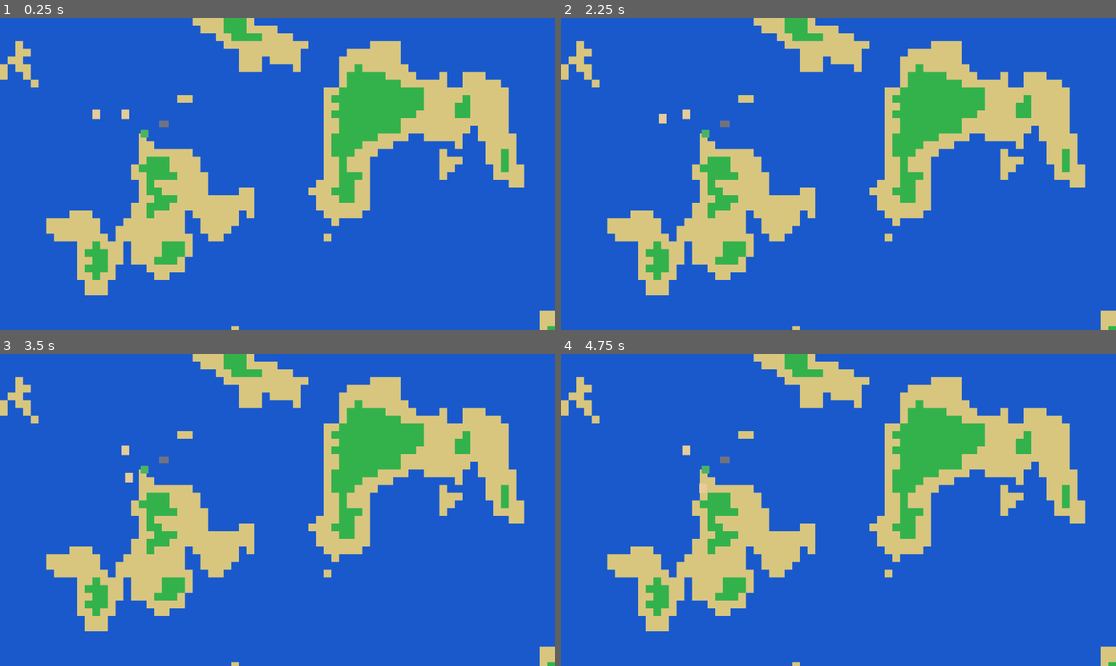
Above: before the commit, frames 1-4 (two rows, left to right).
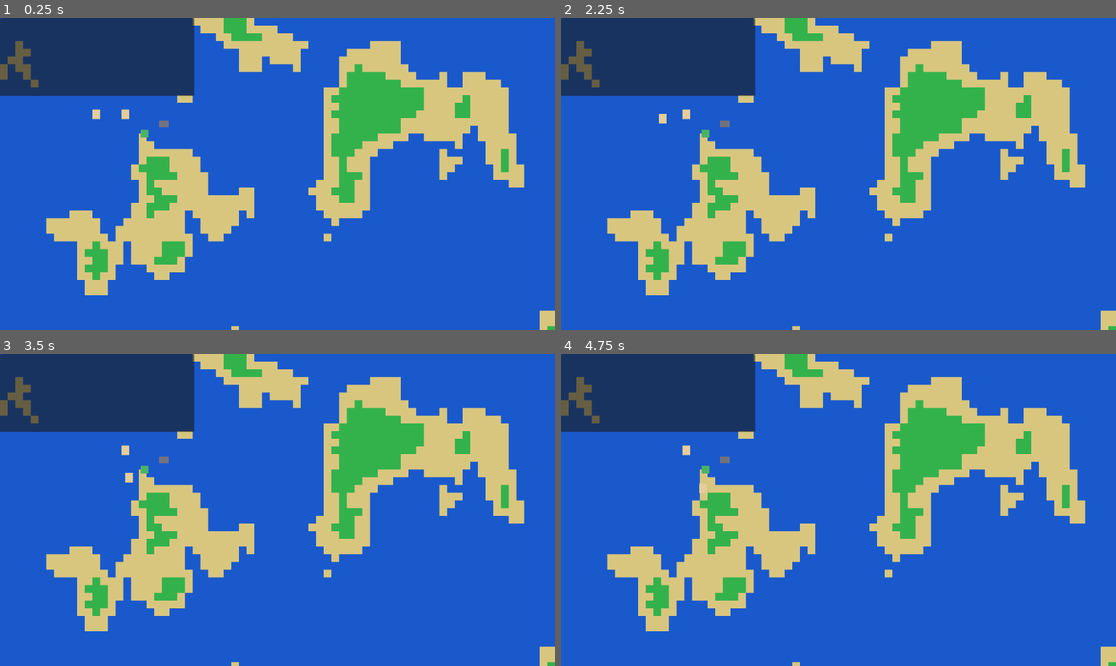
Above: after the commit, the same moments.

Repository: owntheclimb/Gdmodegame
Game: Godot game, scene res://scenes/Game.tscn
Two runs of this game, one before a commit and one after it. Both use one fixed random seed, a clock stepped at 60 frames per second and the inputs below.
Inputs (mouse positions are in pixels of both pictures, inside the frame that each line leads up to):
- Up to frame 1 (0.25 s): no input
- Up to frame 2 (2.25 s): tap Enter at 0.5, 2 s; drag from (655, 114) to (894, 105) at 0.52 s; tap Space at 1.25 s; drag from (688, 114) to (810, 236) at 1.27 s; move the mouse to (894, 105) at 2.02 s; click (894, 105) at 2.17 s
- Up to frame 3 (3.5 s): tap Space at 2.75 s; drag from (249, 572) to (127, 450) at 2.77 s
- Up to frame 4 (4.75 s): move the mouse to (1005, 556) at 3.52 s; click (1005, 556) at 3.67 s; tap Enter at 4.25 s; drag from (672, 463) to (755, 432) at 4.27 s

The runs differ from the first frame. In frame 1, 8.7% of the frame differs, in the area x 0-36%, y 0-25%; in frame 2, 8.7%; in frame 3, 8.7%; in frame 4, 8.7%.
Error after the commit: Parse Error: Cannot infer the type of "task" variable because the value doesn't have a set type. (res://scripts/task_board.gd:27)

Commit message:
Add biome-driven events and notifications

Diff:
--- /dev/null
+++ b/scenes/EventLocation.tscn
@@ -0,0 +1,8 @@
+[gd_scene load_steps=2 format=3]
+
+[ext_resource type="Script" path="res://scripts/event_location.gd" id="1_0q0mi"]
+
+[node name="EventLocation" type="Node2D"]
+script = ExtResource("1_0q0mi")
+
+[node name="Sprite" type="Sprite2D" parent="."]
--- a/scenes/Game.tscn
+++ b/scenes/Game.tscn
@@ -1,11 +1,19 @@
-[gd_scene load_steps=5 format=3]
+[gd_scene load_steps=9 format=3]
 
 [ext_resource type="PackedScene" path="res://scenes/World.tscn" id="1_xv4j4"]
 [ext_resource type="PackedScene" path="res://scenes/Villager.tscn" id="2_1hh3x"]
 [ext_resource type="PackedScene" path="res://scenes/BerryBush.tscn" id="3_6d4l6"]
 [ext_resource type="PackedScene" path="res://scenes/Rock.tscn" id="4_3k2n2"]
+[ext_resource type="PackedScene" path="res://scenes/TaskBoard.tscn" id="5_1hvwf"]
+[ext_resource type="PackedScene" path="res://scenes/EventLocation.tscn" id="6_eh1t0"]
+[ext_resource type="Script" path="res://scripts/event_manager.gd" id="7_31p6n"]
+[ext_resource type="Script" path="res://scripts/game_state.gd" id="8_3dr42"]
+[ext_resource type="Script" path="res://scripts/event_notifications.gd" id="9_bkpux"]
 
 [node name="Game" type="Node2D"]
+
+[node name="GameState" type="Node" parent="."]
+script = ExtResource("8_3dr42")
 
 [node name="World" parent="." instance=ExtResource("1_xv4j4")]
 
@@ -21,3 +29,30 @@
 
 [node name="Rock" parent="." instance=ExtResource("4_3k2n2")]
 position = Vector2(340, 220)
+
+[node name="TaskBoard" parent="." instance=ExtResource("5_1hvwf")]
+
+[node name="EventManager" type="Node" parent="."]
+script = ExtResource("7_31p6n")
+event_location_scene = ExtResource("6_eh1t0")
+
+[node name="EventNotifications" type="CanvasLayer" parent="."]
+script = ExtResource("9_bkpux")
+
+[node name="Panel" type="Panel" parent="EventNotifications"]
+anchors_preset = 0
+anchor_right = 0.35
+anchor_bottom = 0.25
+offset_right = 0.0
+offset_bottom = 0.0
+
+[node name="MarginContainer" type="MarginContainer" parent="EventNotifications/Panel"]
+anchors_preset = 15
+anchor_right = 1.0
+anchor_bottom = 1.0
+offset_left = 6.0
+offset_top = 6.0
+offset_right = -6.0
+offset_bottom = -6.0
+
+[node name="MessageList" type="VBoxContainer" parent="EventNotifications/Panel/MarginContainer"]
--- /dev/null
+++ b/scripts/event_location.gd
@@ -0,0 +1,31 @@
+extends Node2D
+class_name EventLocation
+
+@export var location_type := ""
+@export var title := ""
+@export var description := ""
+
+@onready var sprite: Sprite2D = $Sprite
+
+func _ready() -> void:
+	add_to_group("event_location")
+	_setup_sprite()
+
+func _setup_sprite() -> void:
+	if sprite.texture:
+		return
+	var image := Image.create(18, 18, false, Image.FORMAT_RGBA8)
+	image.fill(_color_for_type())
+	var texture := ImageTexture.create_from_image(image)
+	sprite.texture = texture
+
+func _color_for_type() -> Color:
+	match location_type:
+		"ruins":
+			return Color(0.5, 0.45, 0.4)
+		"debris":
+			return Color(0.4, 0.4, 0.45)
+		"artifact":
+			return Color(0.6, 0.2, 0.7)
+		_:
+			return Color(0.7, 0.7, 0.7)
--- /dev/null
+++ b/scripts/event_manager.gd
@@ -0,0 +1,127 @@
+extends Node
+class_name EventManager
+
+signal event_created(event_info: Dictionary)
+
+@export var spawn_interval := 12.0
+@export var max_active_events := 3
+@export var event_location_scene: PackedScene
+
+var _templates: Array[EventTemplate] = []
+var _active_events: Array[Dictionary] = []
+
+@onready var _timer := Timer.new()
+
+func _ready() -> void:
+	add_to_group("event_manager")
+	randomize()
+	_templates = EventTemplate.default_templates()
+	_timer.wait_time = spawn_interval
+	_timer.autostart = true
+	_timer.one_shot = false
+	_timer.timeout.connect(_on_spawn_timer)
+	add_child(_timer)
+
+	var task_board := _get_task_board()
+	if task_board:
+		task_board.task_completed.connect(_on_task_completed)
+
+	var game_state := _get_game_state()
+	if game_state:
+		game_state.action_recorded.connect(_on_action_recorded)
+
+func _on_spawn_timer() -> void:
+	_generate_event()
+
+func _on_task_completed(_task: Task) -> void:
+	var game_state := _get_game_state()
+	if game_state:
+		game_state.record_action("completed_task")
+
+func _on_action_recorded(_action: String) -> void:
+	if _active_events.size() < max_active_events and randf() < 0.3:
+		_generate_event()
+
+func _generate_event() -> void:
+	if _active_events.size() >= max_active_events:
+		return
+	var template := _choose_template()
+	if not template:
+		return
+
+	var world := _get_world()
+	if not world:
+		return
+
+	var location := _spawn_location(template, world)
+	if not location:
+		return
+
+	var task_board := _get_task_board()
+	if not task_board:
+		return
+
+	var task := Task.new()
+	task.task_id = "%s_%s" % [template.template_id, str(Time.get_ticks_msec())]
+	task.task_type = template.task_type
+	task.priority = template.priority
+	task.target_node_path = location.get_path()
+	task_board.add_task(task)
+
+	var event_info := {
+		"template": template,
+		"location": location,
+		"task": task,
+	}
+	_active_events.append(event_info)
+	event_created.emit(event_info)
+
+func _choose_template() -> EventTemplate:
+	if _templates.is_empty():
+		return null
+
+	var game_state := _get_game_state()
+	var biome := "grassland"
+	if game_state:
+		biome = game_state.current_biome
+
+	var biome_templates := _templates.filter(func(t: EventTemplate) -> bool:
+		return t.biome == biome
+	)
+	if biome_templates.is_empty():
+		biome_templates = _templates.duplicate()
+
+	var action_templates := biome_templates.filter(func(t: EventTemplate) -> bool:
+		if t.related_action.is_empty():
+			return true
+		if game_state:
+			return game_state.has_recent_action(t.related_action)
+		return false
+	)
+	if not action_templates.is_empty():
+		return action_templates[randi() % action_templates.size()]
+	return biome_templates[randi() % biome_templates.size()]
+
+func _spawn_location(template: EventTemplate, world: Node) -> Node2D:
+	if not event_location_scene:
+		return null
+	var location := event_location_scene.instantiate()
+	if not (location is Node2D):
+		location.queue_free()
+		return null
+	location.location_type = template.location_type
+	location.title = template.title
+	location.description = template.description
+	var position := world.get_random_walkable_position()
+	location.global_position = position
+	get_tree().current_scene.add_child(location)
+	return location
+
+func _get_game_state() -> GameState:
+	return get_tree().get_first_node_in_group("game_state")
+
+func _get_task_board() -> TaskBoard:
+	return get_tree().get_first_node_in_group("task_board")
+
+func _get_world() -> Node:
+	return get_tree().get_first_node_in_group("world")
--- /dev/null
+++ b/scripts/event_notifications.gd
@@ -0,0 +1,35 @@
+extends CanvasLayer
+class_name EventNotifications
+
+@export var max_messages := 4
+
+@onready var list_container: VBoxContainer = $Panel/MarginContainer/MessageList
+
+var _messages: Array[String] = []
+
+func _ready() -> void:
+	var event_manager := _get_event_manager()
+	if event_manager:
+		event_manager.event_created.connect(_on_event_created)
+
+func _on_event_created(event_info: Dictionary) -> void:
+	if not event_info.has("template"):
+		return
+	var template: EventTemplate = event_info["template"]
+	var message := "%s - %s" % [template.title, template.description]
+	_messages.append(message)
+	if _messages.size() > max_messages:
+		_messages.remove_at(0)
+	_refresh_messages()
+
+func _refresh_messages() -> void:
+	for child in list_container.get_children():
+		child.queue_free()
+	for message in _messages:
+		var label := Label.new()
+		label.text = message
+		label.autowrap_mode = TextServer.AUTOWRAP_WORD_SMART
+		list_container.add_child(label)
+
+func _get_event_manager() -> EventManager:
+	return get_tree().get_first_node_in_group("event_manager")
--- /dev/null
+++ b/scripts/event_template.gd
@@ -0,0 +1,86 @@
+extends Resource
+class_name EventTemplate
+
+@export var template_id := ""
+@export var biome := ""
+@export var title := ""
+@export var description := ""
+@export var location_type := ""
+@export var task_type := ""
+@export var priority := 0
+@export var related_action := ""
+
+static func default_templates() -> Array[EventTemplate]:
+	var templates: Array[EventTemplate] = []
+	templates.append(_make_template(
+		"ruins_overgrown",
+		"grassland",
+		"Overgrown Ruins",
+		"Vines cover a collapsed stone hall.",
+		"ruins",
+		"Investigate Ruins",
+		2,
+		"scouted_area"
+	))
+	templates.append(_make_template(
+		"shattered_debris",
+		"grassland",
+		"Shattered Debris",
+		"Fresh debris hints at a recent crash.",
+		"debris",
+		"Salvage Debris",
+		1,
+		"cleared_rubble"
+	))
+	templates.append(_make_template(
+		"odd_artifact",
+		"grassland",
+		"Odd Artifact",
+		"A humming shard glows faintly in the soil.",
+		"artifact",
+		"Secure Artifact",
+		3,
+		"completed_task"
+	))
+	templates.append(_make_template(
+		"sea_ruins",
+		"coastal",
+		"Sea-Bleached Ruins",
+		"Salt-worn ruins jut from the sand.",
+		"ruins",
+		"Survey Ruins",
+		2,
+		"scouted_area"
+	))
+	templates.append(_make_template(
+		"drifted_artifact",
+		"coastal",
+		"Drifted Artifact",
+		"A tide-polished relic rests among shells.",
+		"artifact",
+		"Recover Relic",
+		3,
+		"completed_task"
+	))
+	return templates
+
+static func _make_template(
+		template_id: String,
+		biome: String,
+		title: String,
+		description: String,
+		location_type: String,
+		task_type: String,
+		priority: int,
+		related_action: String
+	) -> EventTemplate:
+	var template := EventTemplate.new()
+	template.template_id = template_id
+	template.biome = biome
+	template.title = title
+	template.description = description
+	template.location_type = location_type
+	template.task_type = task_type
+	template.priority = priority
+	template.related_action = related_action
+	return template
--- /dev/null
+++ b/scripts/game_state.gd
@@ -0,0 +1,32 @@
+extends Node
+class_name GameState
+
+signal action_recorded(action: String)
+
+@export var current_biome := "grassland"
+
+const MAX_RECENT_ACTIONS := 6
+
+var _action_counts: Dictionary = {}
+var _recent_actions: Array[String] = []
+
+func _ready() -> void:
+	add_to_group("game_state")
+
+func record_action(action: String) -> void:
+	if action.is_empty():
+		return
+	_action_counts[action] = get_action_count(action) + 1
+	_recent_actions.append(action)
+	if _recent_actions.size() > MAX_RECENT_ACTIONS:
+		_recent_actions.remove_at(0)
+	action_recorded.emit(action)
+
+func get_action_count(action: String) -> int:
+	return int(_action_counts.get(action, 0))
+
+func has_recent_action(action: String) -> bool:
+	return _recent_actions.has(action)
+
+func get_recent_actions() -> Array[String]:
+	return _recent_actions.duplicate()
--- a/scripts/task_board.gd
+++ b/scripts/task_board.gd
@@ -5,6 +5,9 @@
 signal task_completed(task: Task)
 
 var _tasks: Array[Task] = []
+
+func _ready() -> void:
+	add_to_group("task_board")
 
 func add_task(task: Task) -> void:
 	_tasks.append(task)
--- a/scripts/villager.gd
+++ b/scripts/villager.gd
@@ -105,6 +105,7 @@
 			var drop_handled := _handle_drop()
 			if not drop_handled:
 				state = State.IDLE
+				_record_action("scouted_area")
 
 func _handle_drop() -> bool:
 	var overlapping_areas := drop_detector.get_overlapping_areas()
@@ -115,6 +116,7 @@
 			current_task = "Clearing Rubble"
 			state = State.WORKING
 			target_position = area.global_position
+			_record_action("cleared_rubble")
 			return true
 
 	for body in overlapping_bodies:
@@ -153,6 +155,11 @@
 func _get_world() -> Node:
 	return get_tree().get_first_node_in_group("world")
 
+func _record_action(action: String) -> void:
+	var game_state := get_tree().get_first_node_in_group("game_state")
+	if game_state:
+		game_state.record_action(action)
+
 func _setup_placeholder_sprite() -> void:
 	if sprite.texture:
 		return
--- a/scripts/world_generator.gd
+++ b/scripts/world_generator.gd
@@ -19,6 +19,7 @@
 	noise.seed = randi()
 	noise.frequency = 0.04
 	_generate_map()
+	_update_game_state_biome()
 
 func _generate_map() -> void:
 	for x in map_width:
@@ -62,3 +63,22 @@
 
 	tileset.add_source(atlas_source, 0)
 	tile_map.tile_set = tileset
+
+func get_random_walkable_position(max_attempts := 60) -> Vector2:
+	for _i in max_attempts:
+		var coord := Vector2i(randi_range(0, map_width - 1), randi_range(0, map_height - 1))
+		if is_walkable(coord):
+			var local := tile_map.map_to_local(coord)
+			local += Vector2(tile_size / 2.0, tile_size / 2.0)
+			return tile_map.to_global(local)
+	return Vector2.ZERO
+
+func _update_game_state_biome() -> void:
+	var center := Vector2i(map_width / 2, map_height / 2)
+	var atlas_coords := tile_map.get_cell_atlas_coords(0, center)
+	var biome := "grassland"
+	if atlas_coords.x == TILE_WATER or atlas_coords.x == TILE_SAND:
+		biome = "coastal"
+	var game_state := get_tree().get_first_node_in_group("game_state")
+	if game_state:
+		game_state.current_biome = biome
